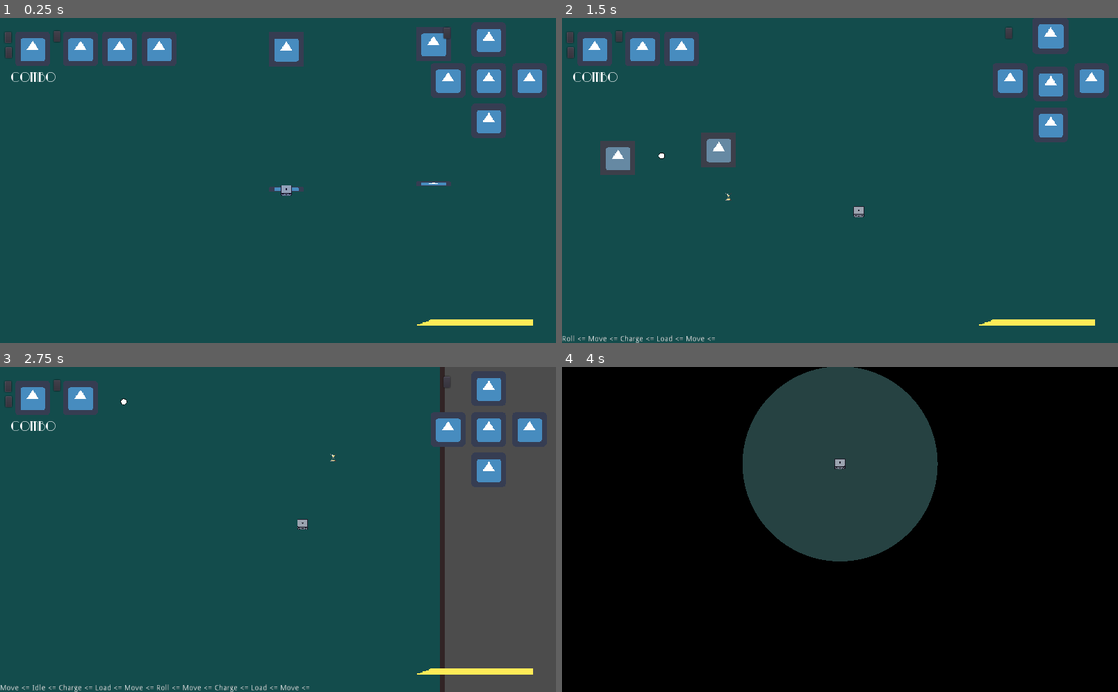
Above: before the commit, frames 1-4 (two rows, left to right).
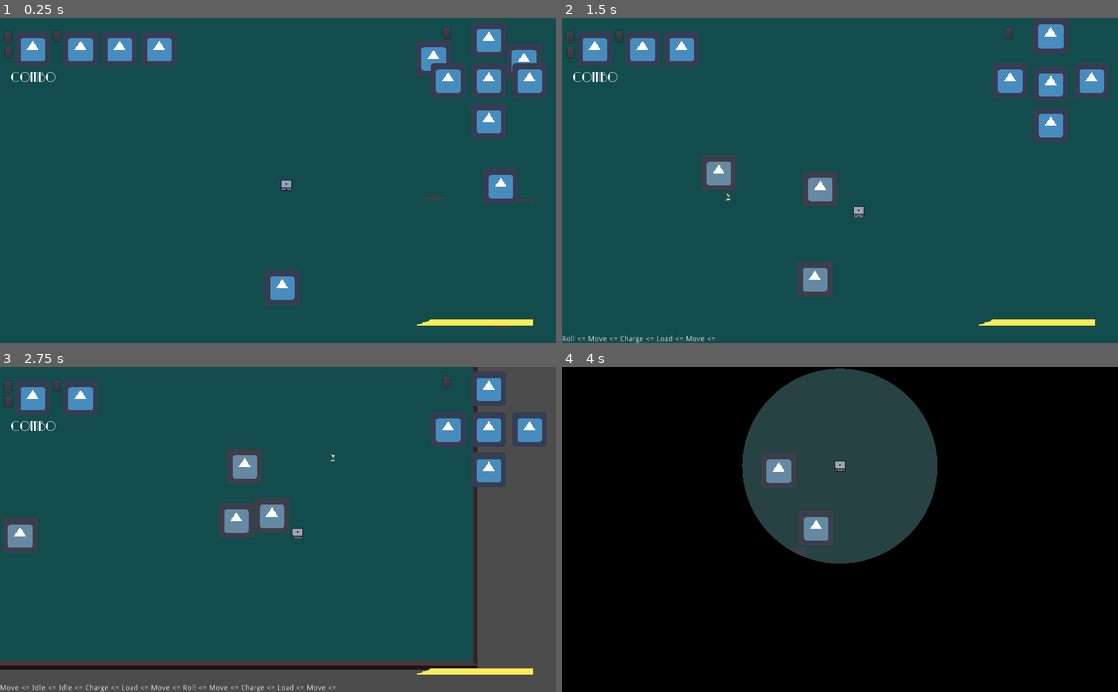
Above: after the commit, the same moments.

Repository: andrebariani/gmtk2022
Game: Godot game, scene res://src/Main.tscn
The game is run twice, just before and just after one commit, with the same random seed, the same clock (stepped at 60 frames per second) and the same inputs. The engine's default icon, where the game draws it, is replaced by a stand-in: a white triangle on a blue panel in a dark square.
Inputs (mouse positions are in pixels of both pictures, inside the frame that each line leads up to):
- Up to frame 1 (0.25 s): no input
- Up to frame 2 (1.5 s): tap Enter (ui_accept) at 0.5, 0.77 s; move the mouse to (962, 164) at 0.52 s; hold D (move_right) 0.53-1.28 s; click (962, 164) at 0.6 s; move the mouse to (728, 196) at 1.27 s; hold S (move_down) from 1.28 s (still down); tap Space (roll) at 1.35 s
- Up to frame 3 (2.75 s): tap Enter (ui_accept) at 1.52 s; move the mouse to (333, 458) at 2.02 s; release S (move_down) at 2.03 s; hold D (move_right) from 2.03 s (still down); click (333, 458) at 2.1 s
- Up to frame 4 (4 s): move the mouse to (812, 594) at 2.77 s; release D (move_right) at 2.78 s; hold W (move_up) 2.78-3.53 s; tap Space (roll) at 2.85 s; tap Enter (ui_accept) at 3.02, 3.77 s; move the mouse to (1006, 578) at 3.52 s; hold A (move_left) from 3.53 s (still down); click (1006, 578) at 3.6 s

The runs differ from the first frame. In frame 1, 3.3% of the frame differs, in the area x 47-98%, y 2-96%; in frame 2, 3.0%; in frame 3, 16%, in the area x 0-86%, y 0-100%; in frame 4, 1.2%.

Commit message:
shadow animation

Diff:
--- a/src/Main.tscn
+++ b/src/Main.tscn
@@ -5,9 +5,9 @@
 [ext_resource path="res://src/shaders/ScreenShader.tscn" type="PackedScene" id=3]
 [ext_resource path="res://src/ui/UI.tscn" type="PackedScene" id=4]
 [ext_resource path="res://src/Main.gd" type="Script" id=5]
-[ext_resource path="res://src/entities/enemies/Ranged_enemy.tscn" type="PackedScene" id=6]
 [ext_resource path="res://src/ui/menu/Pause.tscn" type="PackedScene" id=7]
 [ext_resource path="res://src/entities/enemies/Melee_enemy.tscn" type="PackedScene" id=9]
+[ext_resource path="res://src/spawner/Enemies_spawner.tscn" type="PackedScene" id=11]
 [ext_resource path="res://src/tileset/TableTileset.tres" type="TileSet" id=12]
 [ext_resource path="res://src/ui/GameOver.tscn" type="PackedScene" id=13]
 
@@ -36,7 +36,8 @@
 [node name="Melee_enemy" parent="YSort" instance=ExtResource( 9 )]
 position = Vector2( 542, -20 )
 
-[node name="Ranged_enemy" parent="YSort" instance=ExtResource( 6 )]
+[node name="Melee_enemy2" parent="YSort" instance=ExtResource( 9 )]
+position = Vector2( 875, -10 )
 
 [node name="CanvasLayer" type="CanvasLayer" parent="."]
 pause_mode = 1
@@ -62,6 +63,9 @@
 pause_mode = 1
 autostart = true
 
+[node name="Enemies_spawner" parent="." instance=ExtResource( 11 )]
+ysort_path = NodePath("../YSort")
+
 [connection signal="advanced_combo" from="YSort/Player" to="." method="_on_Player_advanced_combo"]
 [connection signal="died" from="YSort/Player" to="." method="_on_Player_died"]
 [connection signal="enemy_killed" from="YSort/Player" to="." method="_on_Player_enemy_killed"]
--- a/src/entities/enemies/Enemy_base.tscn
+++ b/src/entities/enemies/Enemy_base.tscn
@@ -1,8 +1,9 @@
-[gd_scene load_steps=7 format=2]
+[gd_scene load_steps=8 format=2]
 
 [ext_resource path="res://src/entities/enemies/Enemy_base.gd" type="Script" id=1]
 [ext_resource path="res://src/entities/enemies/Hurtbox.gd" type="Script" id=2]
 [ext_resource path="res://icon.png" type="Texture" id=3]
+[ext_resource path="res://assets/chips/chip_shadow.png" type="Texture" id=4]
 
 [sub_resource type="Animation" id=1]
 resource_name = "GOING_DOWN"
@@ -67,6 +68,18 @@
 "update": 1,
 "values": [ true, false, true ]
 }
+tracks/5/type = "value"
+tracks/5/path = NodePath("Shadow:scale")
+tracks/5/interp = 2
+tracks/5/loop_wrap = true
+tracks/5/imported = false
+tracks/5/enabled = true
+tracks/5/keys = {
+"times": PoolRealArray( 0, 1 ),
+"transitions": PoolRealArray( 1, 1 ),
+"update": 0,
+"values": [ Vector2( 1, 0.1 ), Vector2( 1, 1 ) ]
+}
 
 [sub_resource type="Animation" id=2]
 length = 0.001
@@ -130,6 +143,18 @@
 "update": 0,
 "values": [ false ]
 }
+tracks/5/type = "value"
+tracks/5/path = NodePath("Shadow:scale")
+tracks/5/interp = 1
+tracks/5/loop_wrap = true
+tracks/5/imported = false
+tracks/5/enabled = true
+tracks/5/keys = {
+"times": PoolRealArray( 0 ),
+"transitions": PoolRealArray( 1 ),
+"update": 0,
+"values": [ Vector2( 1, 0.1 ) ]
+}
 
 [sub_resource type="RectangleShape2D" id=3]
 extents = Vector2( 31, 9 )
@@ -160,8 +185,8 @@
 
 [node name="Shadow" type="Sprite" parent="."]
 position = Vector2( 0, 33 )
-scale = Vector2( 1, 0.140625 )
-texture = ExtResource( 3 )
+scale = Vector2( 1, 0.1 )
+texture = ExtResource( 4 )
 
 [node name="FallHitbox" type="Area2D" parent="."]
 collision_layer = 0
--- a/src/entities/enemies/Melee_enemy.tscn
+++ b/src/entities/enemies/Melee_enemy.tscn
@@ -65,6 +65,9 @@
 wait_time = 3.0
 one_shot = true
 
+[node name="Shadow" parent="." index="10"]
+position = Vector2( 0, 33.5469 )
+
 [node name="FallHitbox" parent="." index="11"]
 collision_layer = 1
 collision_mask = 1
Binary file added: assets/chips/chip_shadow.png
